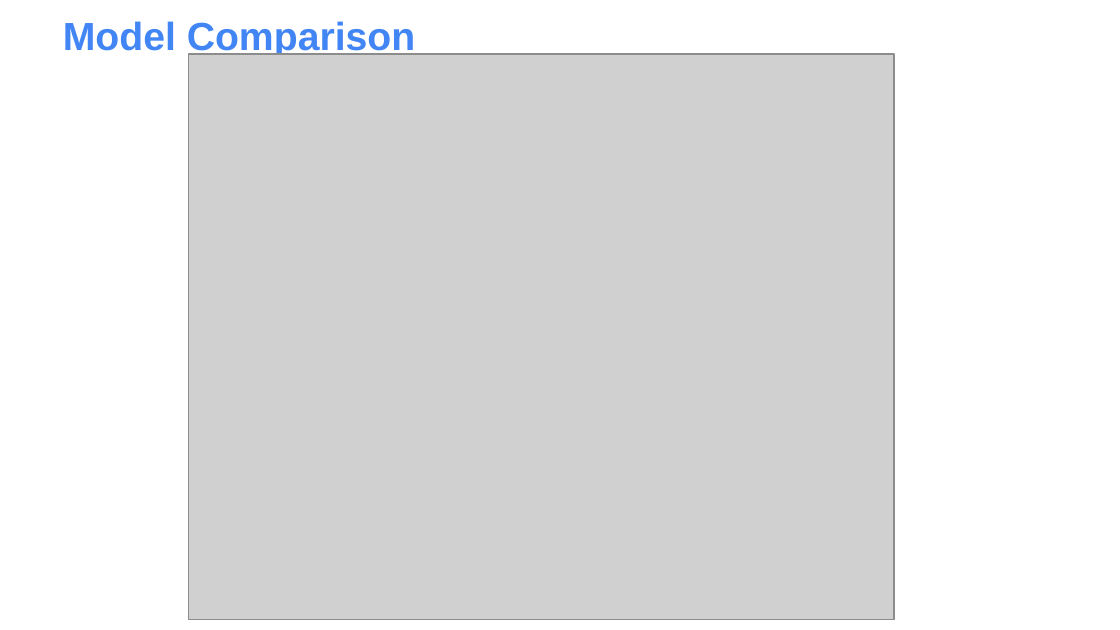
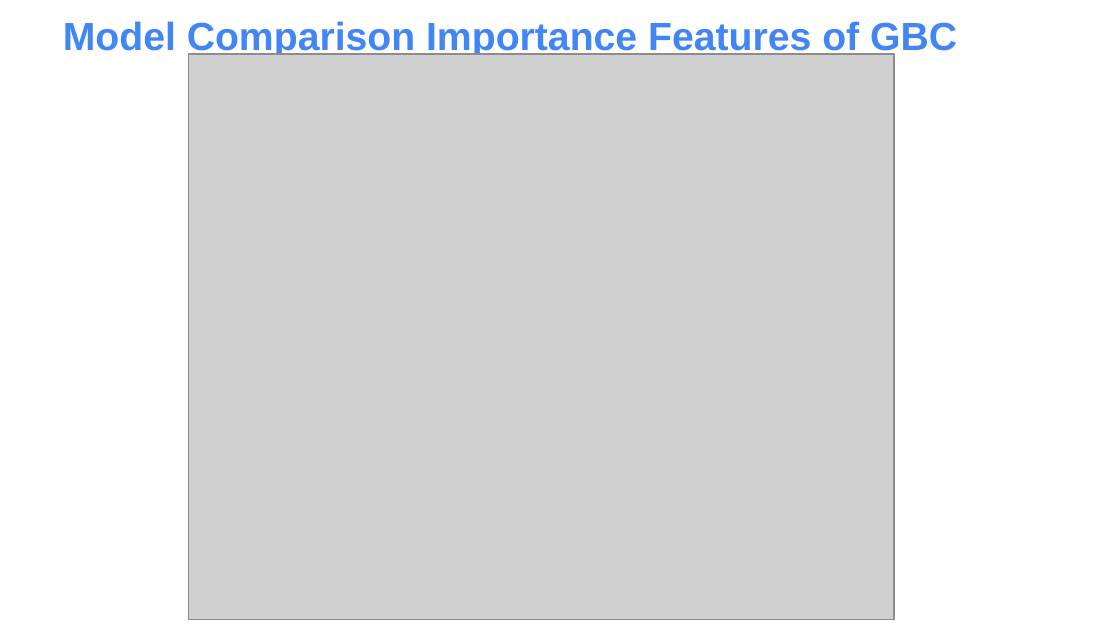
Before and after one commit to Sizzlo/Data-698, a slide deck: slide 14 of Data 698 Final Project Presentation.pptx. Drawn at 1120x630 pixels with LibreOffice and Linux fonts; fonts in the diff are those of the drawing; grey boxes stand for pictures. Boxes give left, top, right and bottom in pixels: in the first picture for what was removed or moved away, otherwise in the second. Text is boxed around its words. In the diff, an @@ line names an element or a change of style, - is before the commit and + after.

```diff
--- a/Data 698 Final Project Presentation.pptx
+++ b/Data 698 Final Project Presentation.pptx
@@ title at <box>63,21,957,58</box>: text changed @@
-Model Comparison
+Model Comparison Importance Features of GBC
```
Also in this commit, not shown: 5 other slides changed.
